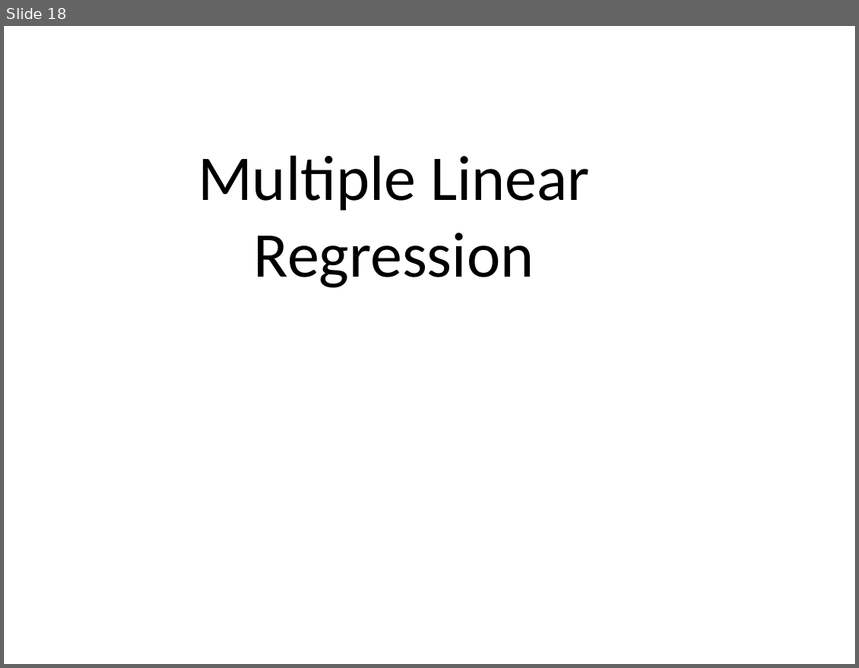
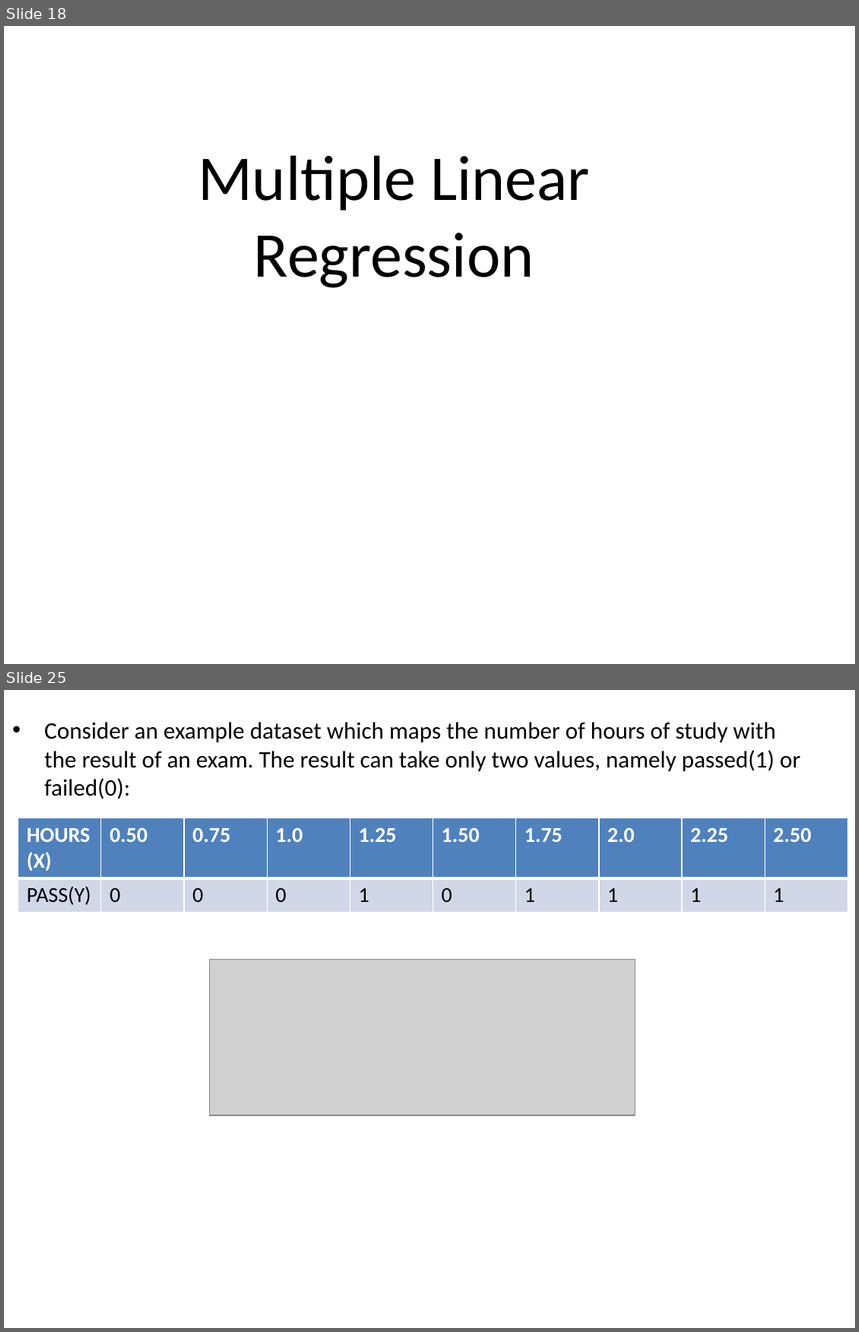
Before and after one commit to Paritosh535/Machine_Learning_Training, a slide deck: ML/ParitoshData/Regression.pptx. Shown one above the other, each under a label of ours: slide 18 before the commit, slides 18 and 25 after it; the slides between them are not shown. The pictures are 859x668 and 859x1332 pixels, drawn with LibreOffice and Linux fonts; fonts in the diff are those of the drawing; grey boxes stand for pictures. Boxes give left, top, right and bottom in pixels: in the first picture for what was removed or moved away, otherwise in the second. Text is boxed around its words. In the diff, an @@ line names an element or a change of style, - is before the commit and + after.

```diff
--- a/ML/ParitoshData/Regression.pptx
+++ b/ML/ParitoshData/Regression.pptx
@@ slide 25 added at [4, 690, 855, 1328], background #FFFFFF @@
@@ text added at [44, 722, 800, 799], 20 pt, text #000000 @@
+• Consider an example dataset which maps the number of hours of study with the result of an exam. The result can take only two values, namely passed(1) or failed(0):
@@ table added at [18, 818, 844, 912], 2 rows, 10 columns @@
+HOURS(X) | 0.50 | 0.75 | 1.0 | 1.25 | 1.50 | 1.75 | 2.0 | 2.25 | 2.50
+PASS(Y) | 0 | 0 | 0 | 1 | 0 | 1 | 1 | 1 | 1
@@ picture added at [210, 960, 636, 1116] @@
```
Also in this commit, not shown: 17 other slides added, 10 other files.
